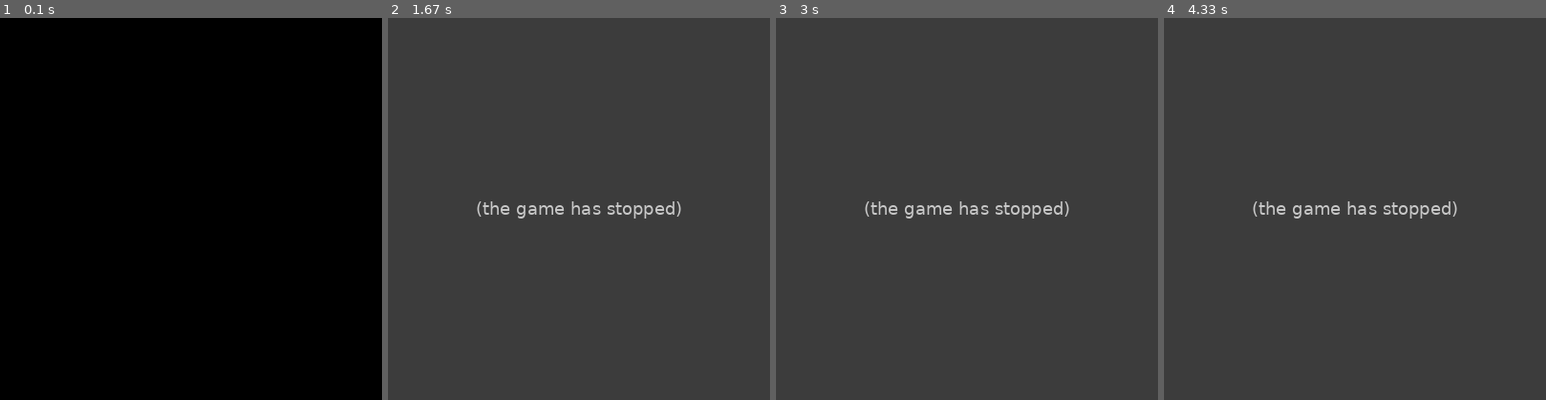
Above: before the commit, frames 1-4 (left to right).
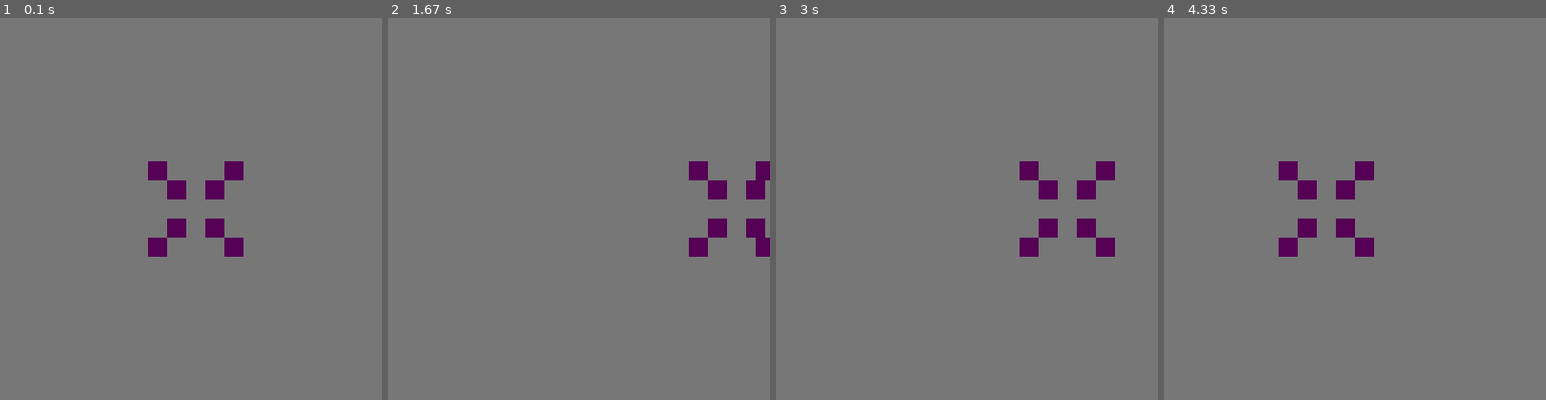
Above: after the commit, the same moments.

Repository: AlexFrundin/pocker_one
Game: pygame game, started from exp/anim.py
Two runs of this game, one before a commit and one after it. Both use one fixed random seed, a clock stepped at 60 frames per second and the inputs below.
Inputs:
- Up to frame 1 (0.1 s): no input
- Up to frame 2 (1.67 s): no input
- Up to frame 3 (3 s): no input
- Up to frame 4 (4.33 s): no input

The runs differ from the first frame. In frame 1, 100% of the frame differs, in the area x 0-100%, y 0-100%; in frame 2, 100%; in frame 3, 100%; in frame 4, 100%.
Error before the commit: TypeError: function missing required argument 'dest' (pos 2) (anim.py line 72); the game stopped at 1 s (later frames are placeholders)

Commit message:
доработа анимация, без генератора работает корявао

Diff:
--- a/exp/anim.py
+++ b/exp/anim.py
@@ -20,19 +20,19 @@
         self.image=Surface((self.W,self.H))
         self.image.fill(Color(self.C))
         self.rect=Rect(x,y,self.W,self.H)
+        self.gen=self.setPos()
 
     def update(self):
-        for x,y in self.setPos():
-            self.rect=Rect(x,y,self.W,self.H)
-            return
+        next(self.gen)
 
     def setPos(self):
-
-
-        while (self.rect.x>=self.X and self.rect.x<(self.X+((len(level[0]))*20))):
-            yield ((self.rect.x+20),self.rect.y)
-        while (self.rect.x>self.X and self.rect.x<=(self.X+((len(level[0]))*20))):
-            yield ((self.rect.x-20), self.rect.y)
+        while True:
+            while (self.rect.x>=0 and self.rect.x<390):
+                self.rect.x+=5
+                yield
+            while (self.rect.x>5 and self.rect.x<=410):
+                self.rect.x-=5
+                yield
 
 
 
@@ -61,7 +61,7 @@
 timer=time.Clock()
 done=True
 while done:
-        timer.tick(1)
+        timer.tick(20)
         for e in event.get():
             if e.type==QUIT:
                 done=False
@@ -69,7 +69,7 @@
         display_.blit(screen,(0,0))
         for item in all_object:
             item.update()
-            display_.blit(item.image,)
-        #all_object.draw(display_)
+            #display_.blit(item.image,(item.rect.x,item.rect.y))
+        all_object.draw(display_)
 
         display.update()
--- a/exp/anim_one_block.py
+++ b/exp/anim_one_block.py
@@ -6,8 +6,8 @@
 
 class Block(pygame.sprite.Sprite):
     def __init__ (self,x,y):
-        #super().__init__(self)
-        pygame.sprite.Sprite.__init__(self)
+        super().__init__()
+        #pygame.sprite.Sprite.__init__(self)
         self.H=20
         self.W=20
         self.X=x
@@ -21,6 +21,7 @@
         self.name=' '.join((str(x),str(y)))
 
     def update(self):
+        #если использовать next(self.setPos) то генератор работает точно не как маятник((
         next(self.gen)
 
     def __str__(self):
